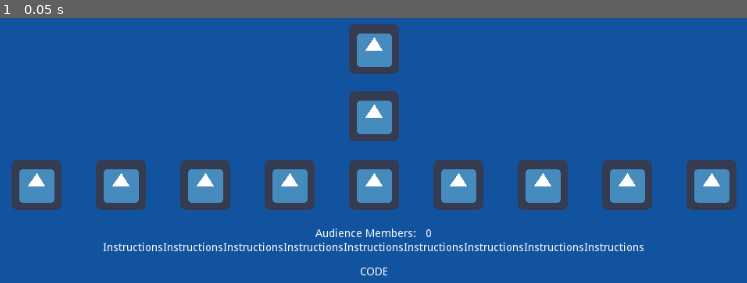
Above: before the commit, frame 1.
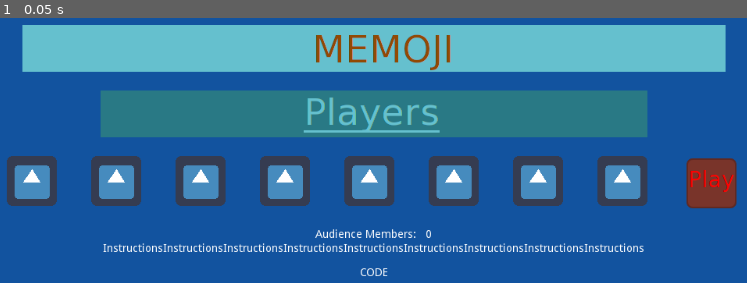
Above: after the commit, the same moment.

Repository: jmpoholarz/Memoji
Game: Godot game, scene res://titleScreen.tscn
Two runs of this game, one before a commit and one after it. Both use one fixed random seed, a clock stepped at 60 frames per second and the inputs below. The project has no main scene, so this scene is started directly. The engine's default icon, where the game draws it, is replaced by a stand-in: a white triangle on a blue panel in a dark square.
Inputs:
- Up to frame 1 (0.05 s): no input

The runs differ from the first frame. In frame 1, 38% of the frame differs, in the area x 0-99%, y 2-98%.

Commit message:
more weird margin stuff

Diff:
--- a/MemojiHost/titleScreen.tscn
+++ b/MemojiHost/titleScreen.tscn
@@ -1,6 +1,9 @@
-[gd_scene load_steps=2 format=2]
-
-[ext_resource path="res://icon.png" type="Texture" id=1]
+[gd_scene load_steps=5 format=2]
+
+[ext_resource path="res://Assets/TitlePlaceholder.png" type="Texture" id=1]
+[ext_resource path="res://Assets/PlayersPlaceholder.png" type="Texture" id=2]
+[ext_resource path="res://icon.png" type="Texture" id=3]
+[ext_resource path="res://Assets/PlayButtonPlaceholder.png" type="Texture" id=4]
 
 [node name="GUI" type="MarginContainer" index="0"]
 
@@ -23,7 +26,7 @@
 anchor_top = 0.0
 anchor_right = 0.0
 anchor_bottom = 0.0
-margin_right = 1024.0
+margin_right = 1036.0
 margin_bottom = 600.0
 rect_pivot_offset = Vector2( 0, 0 )
 rect_clip_content = false
@@ -40,7 +43,7 @@
 anchor_top = 0.0
 anchor_right = 0.0
 anchor_bottom = 0.0
-margin_right = 1024.0
+margin_right = 1036.0
 margin_bottom = 600.0
 rect_pivot_offset = Vector2( 0, 0 )
 rect_clip_content = false
@@ -56,7 +59,7 @@
 anchor_top = 0.0
 anchor_right = 0.0
 anchor_bottom = 0.0
-margin_right = 1024.0
+margin_right = 1036.0
 margin_bottom = 600.0
 rect_pivot_offset = Vector2( 0, 0 )
 rect_clip_content = false
@@ -78,7 +81,7 @@
 anchor_bottom = 0.0
 margin_left = 20.0
 margin_top = 20.0
-margin_right = 1004.0
+margin_right = 1016.0
 margin_bottom = 580.0
 rect_pivot_offset = Vector2( 0, 0 )
 rect_clip_content = false
@@ -95,9 +98,9 @@
 anchor_top = 0.0
 anchor_right = 0.0
 anchor_bottom = 0.0
-margin_top = 102.0
-margin_right = 984.0
-margin_bottom = 202.0
+margin_top = 101.0
+margin_right = 996.0
+margin_bottom = 201.0
 rect_pivot_offset = Vector2( 0, 0 )
 rect_clip_content = false
 mouse_filter = 1
@@ -112,7 +115,7 @@
 anchor_top = 0.0
 anchor_right = 0.0
 anchor_bottom = 0.0
-margin_right = 984.0
+margin_right = 996.0
 margin_bottom = 100.0
 rect_min_size = Vector2( 100, 100 )
 rect_pivot_offset = Vector2( 0, 0 )
@@ -134,7 +137,7 @@
 anchor_bottom = 0.0
 margin_left = 20.0
 margin_top = 20.0
-margin_right = 964.0
+margin_right = 976.0
 margin_bottom = 80.0
 rect_min_size = Vector2( 600, 10 )
 rect_pivot_offset = Vector2( 0, 0 )
@@ -146,6 +149,7 @@
 texture = ExtResource( 1 )
 expand = true
 stretch_mode = 4
+_sections_unfolded = [ "Rect" ]
 
 [node name="VBoxContainer2" type="VBoxContainer" parent="MarginContainer2/MarginContainer3/VBoxContainer" index="1"]
 
@@ -153,9 +157,9 @@
 anchor_top = 0.0
 anchor_right = 0.0
 anchor_bottom = 0.0
-margin_top = 206.0
-margin_right = 984.0
-margin_bottom = 378.0
+margin_top = 205.0
+margin_right = 996.0
+margin_bottom = 379.0
 rect_pivot_offset = Vector2( 0, 0 )
 rect_clip_content = false
 mouse_filter = 1
@@ -166,13 +170,12 @@
 
 [node name="VBoxContainer" type="VBoxContainer" parent="MarginContainer2/MarginContainer3/VBoxContainer/VBoxContainer2" index="0"]
 
-editor/display_folded = true
-anchor_left = 0.0
-anchor_top = 0.0
-anchor_right = 0.0
-anchor_bottom = 0.0
-margin_right = 984.0
-margin_bottom = 64.0
+anchor_left = 0.0
+anchor_top = 0.0
+anchor_right = 0.0
+anchor_bottom = 0.0
+margin_right = 996.0
+margin_bottom = 60.0
 rect_pivot_offset = Vector2( 0, 0 )
 rect_clip_content = false
 mouse_filter = 1
@@ -187,16 +190,17 @@
 anchor_top = 0.0
 anchor_right = 0.0
 anchor_bottom = 0.0
-margin_right = 984.0
-margin_bottom = 64.0
-rect_pivot_offset = Vector2( 0, 0 )
-rect_clip_content = false
-mouse_filter = 1
-mouse_default_cursor_shape = 0
-size_flags_horizontal = 1
-size_flags_vertical = 1
-texture = ExtResource( 1 )
+margin_right = 996.0
+margin_bottom = 60.0
+rect_pivot_offset = Vector2( 0, 0 )
+rect_clip_content = false
+mouse_filter = 1
+mouse_default_cursor_shape = 0
+size_flags_horizontal = 1
+size_flags_vertical = 1
+texture = ExtResource( 2 )
 stretch_mode = 4
+_sections_unfolded = [ "Rect" ]
 
 [node name="VBoxContainer2" type="VBoxContainer" parent="MarginContainer2/MarginContainer3/VBoxContainer/VBoxContainer2" index="1"]
 
@@ -204,9 +208,9 @@
 anchor_top = 0.0
 anchor_right = 0.0
 anchor_bottom = 0.0
-margin_top = 68.0
-margin_right = 984.0
-margin_bottom = 172.0
+margin_top = 64.0
+margin_right = 996.0
+margin_bottom = 174.0
 rect_pivot_offset = Vector2( 0, 0 )
 rect_clip_content = false
 mouse_filter = 1
@@ -221,8 +225,8 @@
 anchor_top = 0.0
 anchor_right = 0.0
 anchor_bottom = 0.0
-margin_right = 984.0
-margin_bottom = 104.0
+margin_right = 996.0
+margin_bottom = 110.0
 rect_pivot_offset = Vector2( 0, 0 )
 rect_clip_content = false
 mouse_filter = 1
@@ -239,7 +243,7 @@
 anchor_bottom = 0.0
 margin_left = 8.0
 margin_right = 112.0
-margin_bottom = 104.0
+margin_bottom = 110.0
 rect_pivot_offset = Vector2( 0, 0 )
 rect_clip_content = false
 mouse_filter = 0
@@ -261,14 +265,14 @@
 margin_left = 20.0
 margin_top = 20.0
 margin_right = 84.0
-margin_bottom = 84.0
-rect_pivot_offset = Vector2( 0, 0 )
-rect_clip_content = false
-mouse_filter = 1
-mouse_default_cursor_shape = 0
-size_flags_horizontal = 1
-size_flags_vertical = 1
-texture = ExtResource( 1 )
+margin_bottom = 90.0
+rect_pivot_offset = Vector2( 0, 0 )
+rect_clip_content = false
+mouse_filter = 1
+mouse_default_cursor_shape = 0
+size_flags_horizontal = 1
+size_flags_vertical = 1
+texture = ExtResource( 3 )
 stretch_mode = 0
 
 [node name="MarginContainer4" type="MarginContainer" parent="MarginContainer2/MarginContainer3/VBoxContainer/VBoxContainer2/VBoxContainer2/Players" index="1"]
@@ -279,7 +283,7 @@
 anchor_bottom = 0.0
 margin_left = 116.0
 margin_right = 220.0
-margin_bottom = 104.0
+margin_bottom = 110.0
 rect_pivot_offset = Vector2( 0, 0 )
 rect_clip_content = false
 mouse_filter = 0
@@ -301,14 +305,14 @@
 margin_left = 20.0
 margin_top = 20.0
 margin_right = 84.0
-margin_bottom = 84.0
-rect_pivot_offset = Vector2( 0, 0 )
-rect_clip_content = false
-mouse_filter = 1
-mouse_default_cursor_shape = 0
-size_flags_horizontal = 1
-size_flags_vertical = 1
-texture = ExtResource( 1 )
+margin_bottom = 90.0
+rect_pivot_offset = Vector2( 0, 0 )
+rect_clip_content = false
+mouse_filter = 1
+mouse_default_cursor_shape = 0
+size_flags_horizontal = 1
+size_flags_vertical = 1
+texture = ExtResource( 3 )
 stretch_mode = 0
 
 [node name="MarginContainer5" type="MarginContainer" parent="MarginContainer2/MarginContainer3/VBoxContainer/VBoxContainer2/VBoxContainer2/Players" index="2"]
@@ -319,7 +323,7 @@
 anchor_bottom = 0.0
 margin_left = 224.0
 margin_right = 328.0
-margin_bottom = 104.0
+margin_bottom = 110.0
 rect_pivot_offset = Vector2( 0, 0 )
 rect_clip_content = false
 mouse_filter = 0
@@ -341,14 +345,14 @@
 margin_left = 20.0
 margin_top = 20.0
 margin_right = 84.0
-margin_bottom = 84.0
-rect_pivot_offset = Vector2( 0, 0 )
-rect_clip_content = false
-mouse_filter = 1
-mouse_default_cursor_shape = 0
-size_flags_horizontal = 1
-size_flags_vertical = 1
-texture = ExtResource( 1 )
+margin_bottom = 90.0
+rect_pivot_offset = Vector2( 0, 0 )
+rect_clip_content = false
+mouse_filter = 1
+mouse_default_cursor_shape = 0
+size_flags_horizontal = 1
+size_flags_vertical = 1
+texture = ExtResource( 3 )
 stretch_mode = 0
 
 [node name="MarginContainer6" type="MarginContainer" parent="MarginContainer2/MarginContainer3/VBoxContainer/VBoxContainer2/VBoxContainer2/Players" index="3"]
@@ -359,7 +363,7 @@
 anchor_bottom = 0.0
 margin_left = 332.0
 margin_right = 436.0
-margin_bottom = 104.0
+margin_bottom = 110.0
 rect_pivot_offset = Vector2( 0, 0 )
 rect_clip_content = false
 mouse_filter = 0
@@ -381,14 +385,14 @@
 margin_left = 20.0
 margin_top = 20.0
 margin_right = 84.0
-margin_bottom = 84.0
-rect_pivot_offset = Vector2( 0, 0 )
-rect_clip_content = false
-mouse_filter = 1
-mouse_default_cursor_shape = 0
-size_flags_horizontal = 1
-size_flags_vertical = 1
-texture = ExtResource( 1 )
+margin_bottom = 90.0
+rect_pivot_offset = Vector2( 0, 0 )
+rect_clip_content = false
+mouse_filter = 1
+mouse_default_cursor_shape = 0
+size_flags_horizontal = 1
+size_flags_vertical = 1
+texture = ExtResource( 3 )
 stretch_mode = 0
 
 [node name="MarginContainer7" type="MarginContainer" parent="MarginContainer2/MarginContainer3/VBoxContainer/VBoxContainer2/VBoxContainer2/Players" index="4"]
@@ -399,7 +403,7 @@
 anchor_bottom = 0.0
 margin_left = 440.0
 margin_right = 544.0
-margin_bottom = 104.0
+margin_bottom = 110.0
 rect_pivot_offset = Vector2( 0, 0 )
 rect_clip_content = false
 mouse_filter = 0
@@ -421,14 +425,14 @@
 margin_left = 20.0
 margin_top = 20.0
 margin_right = 84.0
-margin_bottom = 84.0
-rect_pivot_offset = Vector2( 0, 0 )
-rect_clip_content = false
-mouse_filter = 1
-mouse_default_cursor_shape = 0
-size_flags_horizontal = 1
-size_flags_vertical = 1
-texture = ExtResource( 1 )
+margin_bottom = 90.0
+rect_pivot_offset = Vector2( 0, 0 )
+rect_clip_content = false
+mouse_filter = 1
+mouse_default_cursor_shape = 0
+size_flags_horizontal = 1
+size_flags_vertical = 1
+texture = ExtResource( 3 )
 stretch_mode = 0
 
 [node name="MarginContainer8" type="MarginContainer" parent="MarginContainer2/MarginContainer3/VBoxContainer/VBoxContainer2/VBoxContainer2/Players" index="5"]
@@ -439,7 +443,7 @@
 anchor_bottom = 0.0
 margin_left = 548.0
 margin_right = 652.0
-margin_bottom = 104.0
+margin_bottom = 110.0
 rect_pivot_offset = Vector2( 0, 0 )
 rect_clip_content = false
 mouse_filter = 0
@@ -461,14 +465,14 @@
 margin_left = 20.0
 margin_top = 20.0
 margin_right = 84.0
-margin_bottom = 84.0
-rect_pivot_offset = Vector2( 0, 0 )
-rect_clip_content = false
-mouse_filter = 1
-mouse_default_cursor_shape = 0
-size_flags_horizontal = 1
-size_flags_vertical = 1
-texture = ExtResource( 1 )
+margin_bottom = 90.0
+rect_pivot_offset = Vector2( 0, 0 )
+rect_clip_content = false
+mouse_filter = 1
+mouse_default_cursor_shape = 0
+size_flags_horizontal = 1
+size_flags_vertical = 1
+texture = ExtResource( 3 )
 stretch_mode = 0
 
 [node name="MarginContainer2" type="MarginContainer" parent="MarginContainer2/MarginContainer3/VBoxContainer/VBoxContainer2/VBoxContainer2/Players" index="6"]
@@ -479,7 +483,7 @@
 anchor_bottom = 0.0
 margin_left = 656.0
 margin_right = 760.0
-margin_bottom = 104.0
+margin_bottom = 110.0
 rect_pivot_offset = Vector2( 0, 0 )
 rect_clip_content = false
 mouse_filter = 0
@@ -501,14 +505,14 @@
 margin_left = 20.0
 margin_top = 20.0
 margin_right = 84.0
-margin_bottom = 84.0
-rect_pivot_offset = Vector2( 0, 0 )
-rect_clip_content = false
-mouse_filter = 1
-mouse_default_cursor_shape = 0
-size_flags_horizontal = 1
-size_flags_vertical = 1
-texture = ExtResource( 1 )
+margin_bottom = 90.0
+rect_pivot_offset = Vector2( 0, 0 )
+rect_clip_content = false
+mouse_filter = 1
+mouse_default_cursor_shape = 0
+size_flags_horizontal = 1
+size_flags_vertical = 1
+texture = ExtResource( 3 )
 stretch_mode = 0
 
 [node name="MarginContainer3" type="MarginContainer" parent="MarginContainer2/MarginContainer3/VBoxContainer/VBoxContainer2/VBoxContainer2/Players" index="7"]
@@ -519,7 +523,7 @@
 anchor_bottom = 0.0
 margin_left = 764.0
 margin_right = 868.0
-margin_bottom = 104.0
+margin_bottom = 110.0
 rect_pivot_offset = Vector2( 0, 0 )
 rect_clip_content = false
 mouse_filter = 0
@@ -541,14 +545,14 @@
 margin_left = 20.0
 margin_top = 20.0
 margin_right = 84.0
-margin_bottom = 84.0
-rect_pivot_offset = Vector2( 0, 0 )
-rect_clip_content = false
-mouse_filter = 1
-mouse_default_cursor_shape = 0
-size_flags_horizontal = 1
-size_flags_vertical = 1
-texture = ExtResource( 1 )
+margin_bottom = 90.0
+rect_pivot_offset = Vector2( 0, 0 )
+rect_clip_content = false
+mouse_filter = 1
+mouse_default_cursor_shape = 0
+size_flags_horizontal = 1
+size_flags_vertical = 1
+texture = ExtResource( 3 )
 stretch_mode = 0
 
 [node name="MarginContainer9" type="MarginContainer" parent="MarginContainer2/MarginContainer3/VBoxContainer/VBoxContainer2/VBoxContainer2/Players" index="8"]
@@ -558,8 +562,8 @@
 anchor_right = 0.0
 anchor_bottom = 0.0
 margin_left = 872.0
-margin_right = 976.0
-margin_bottom = 104.0
+margin_right = 988.0
+margin_bottom = 110.0
 rect_pivot_offset = Vector2( 0, 0 )
 rect_clip_content = false
 mouse_filter = 0
@@ -572,24 +576,30 @@
 custom_constants/margin_bottom = 20
 _sections_unfolded = [ "custom_constants" ]
 
-[node name="StartButton" type="TextureRect" parent="MarginContainer2/MarginContainer3/VBoxContainer/VBoxContainer2/VBoxContainer2/Players/MarginContainer9" index="0"]
-
-anchor_left = 0.0
-anchor_top = 0.0
-anchor_right = 0.0
-anchor_bottom = 0.0
-margin_left = 20.0
-margin_top = 20.0
-margin_right = 84.0
-margin_bottom = 84.0
-rect_pivot_offset = Vector2( 0, 0 )
-rect_clip_content = false
-mouse_filter = 1
-mouse_default_cursor_shape = 0
-size_flags_horizontal = 1
-size_flags_vertical = 1
-texture = ExtResource( 1 )
-stretch_mode = 0
+[node name="Button" type="Button" parent="MarginContainer2/MarginContainer3/VBoxContainer/VBoxContainer2/VBoxContainer2/Players/MarginContainer9" index="0"]
+
+anchor_left = 0.0
+anchor_top = 0.0
+anchor_right = 0.0
+anchor_bottom = 0.0
+margin_left = 20.0
+margin_top = 20.0
+margin_right = 96.0
+margin_bottom = 90.0
+rect_pivot_offset = Vector2( 0, 0 )
+rect_clip_content = false
+focus_mode = 2
+mouse_filter = 0
+mouse_default_cursor_shape = 0
+size_flags_horizontal = 1
+size_flags_vertical = 1
+toggle_mode = false
+enabled_focus_mode = 2
+shortcut = null
+group = null
+icon = ExtResource( 4 )
+flat = true
+align = 1
 
 [node name="VBoxContainer3" type="VBoxContainer" parent="MarginContainer2/MarginContainer3/VBoxContainer" index="2"]
 
@@ -597,9 +607,9 @@
 anchor_top = 0.0
 anchor_right = 0.0
 anchor_bottom = 0.0
-margin_top = 382.0
-margin_right = 984.0
-margin_bottom = 396.0
+margin_top = 383.0
+margin_right = 996.0
+margin_bottom = 397.0
 rect_pivot_offset = Vector2( 0, 0 )
 rect_clip_content = false
 mouse_filter = 1
@@ -614,7 +624,7 @@
 anchor_top = 0.0
 anchor_right = 0.0
 anchor_bottom = 0.0
-margin_right = 984.0
+margin_right = 996.0
 margin_bottom = 14.0
 rect_pivot_offset = Vector2( 0, 0 )
 rect_clip_content = false
@@ -630,8 +640,8 @@
 anchor_top = 0.0
 anchor_right = 0.0
 anchor_bottom = 0.0
-margin_left = 417.0
-margin_right = 554.0
+margin_left = 423.0
+margin_right = 560.0
 margin_bottom = 14.0
 rect_min_size = Vector2( 10, 10 )
 rect_pivot_offset = Vector2( 0, 0 )
@@ -668,8 +678,8 @@
 anchor_top = 0.0
 anchor_right = 0.0
 anchor_bottom = 0.0
-margin_left = 558.0
-margin_right = 566.0
+margin_left = 564.0
+margin_right = 572.0
 margin_bottom = 14.0
 rect_pivot_offset = Vector2( 0, 0 )
 rect_clip_content = false
@@ -705,9 +715,9 @@
 anchor_top = 0.0
 anchor_right = 0.0
 anchor_bottom = 0.0
-margin_top = 400.0
-margin_right = 984.0
-margin_bottom = 458.0
+margin_top = 401.0
+margin_right = 996.0
+margin_bottom = 459.0
 rect_pivot_offset = Vector2( 0, 0 )
 rect_clip_content = false
 mouse_filter = 1
@@ -722,7 +732,7 @@
 anchor_top = 0.0
 anchor_right = 0.0
 anchor_bottom = 0.0
-margin_right = 984.0
+margin_right = 996.0
 margin_bottom = 14.0
 rect_pivot_offset = Vector2( 0, 0 )
 rect_clip_content = false
@@ -738,8 +748,8 @@
 anchor_top = 0.0
 anchor_right = 0.0
 anchor_bottom = 0.0
-margin_left = 145.0
-margin_right = 838.0
+margin_left = 151.0
+margin_right = 844.0
 margin_bottom = 14.0
 rect_min_size = Vector2( 10, 10 )
 rect_pivot_offset = Vector2( 0, 0 )
@@ -777,7 +787,7 @@
 anchor_right = 0.0
 anchor_bottom = 0.0
 margin_top = 18.0
-margin_right = 984.0
+margin_right = 996.0
 margin_bottom = 58.0
 rect_min_size = Vector2( 10, 10 )
 rect_pivot_offset = Vector2( 0, 0 )
@@ -794,8 +804,8 @@
 anchor_top = 0.0
 anchor_right = 0.0
 anchor_bottom = 0.0
-margin_left = 467.0
-margin_right = 517.0
+margin_left = 473.0
+margin_right = 523.0
 margin_bottom = 40.0
 rect_min_size = Vector2( 50, 40 )
 rect_pivot_offset = Vector2( 0, 0 )
